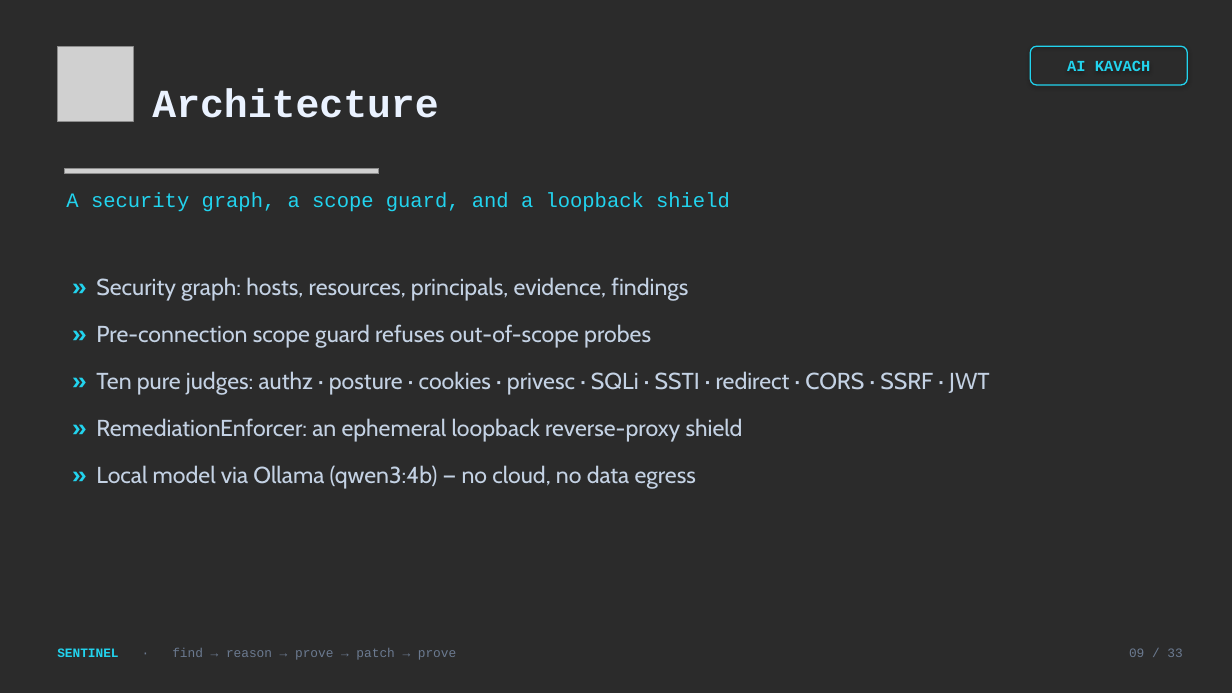
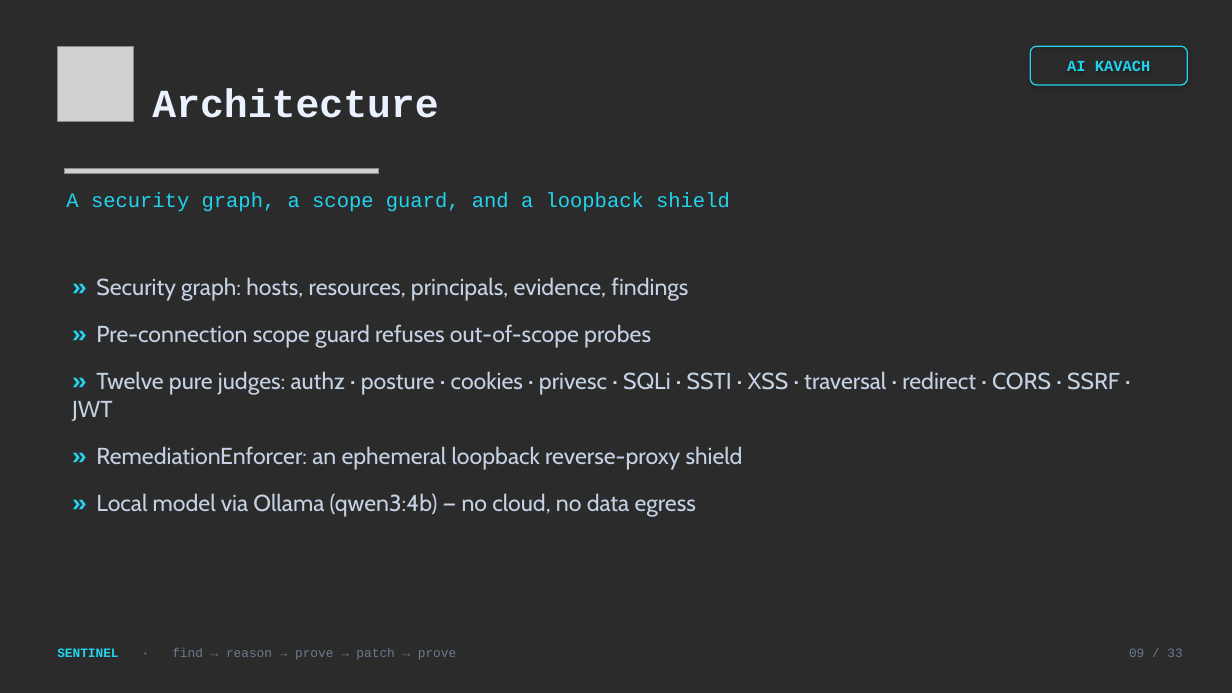
Before and after one commit to arjishnik-sketch/sentinel, a slide deck: slide 9 of deck/Sentinel_AI_Kavach.pptx. Drawn at 1232x693 pixels with LibreOffice and Linux fonts; fonts in the diff are those of the drawing; grey boxes stand for pictures; background and template pictures are left out; a plain dark background stands for a picture behind light text. Boxes give left, top, right and bottom in pixels: in the first picture for what was removed or moved away, otherwise in the second. Text is boxed around its words. In the diff, an @@ line names an element or a change of style, - is before the commit and + after.

```diff
--- a/deck/Sentinel_AI_Kavach.pptx
+++ b/deck/Sentinel_AI_Kavach.pptx
@@ text at <box>72,371,1120,421</box>: text changed @@
-» Ten pure judges: authz · posture · cookies · privesc · SQLi · SSTI · redirect · CORS · SSRF · JWT
+» Twelve pure judges: authz · posture · cookies · privesc · SQLi · SSTI · XSS · traversal · redirect · CORS · SSRF · JWT
```
Also in this commit, not shown: 7 other slides changed, 1 other file.
